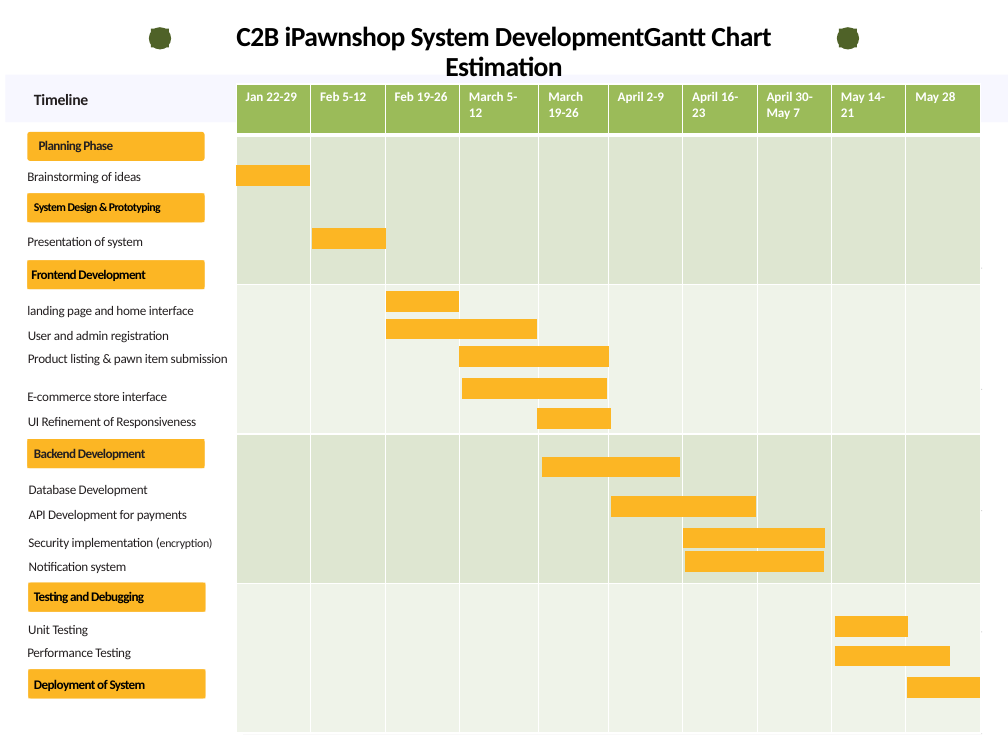
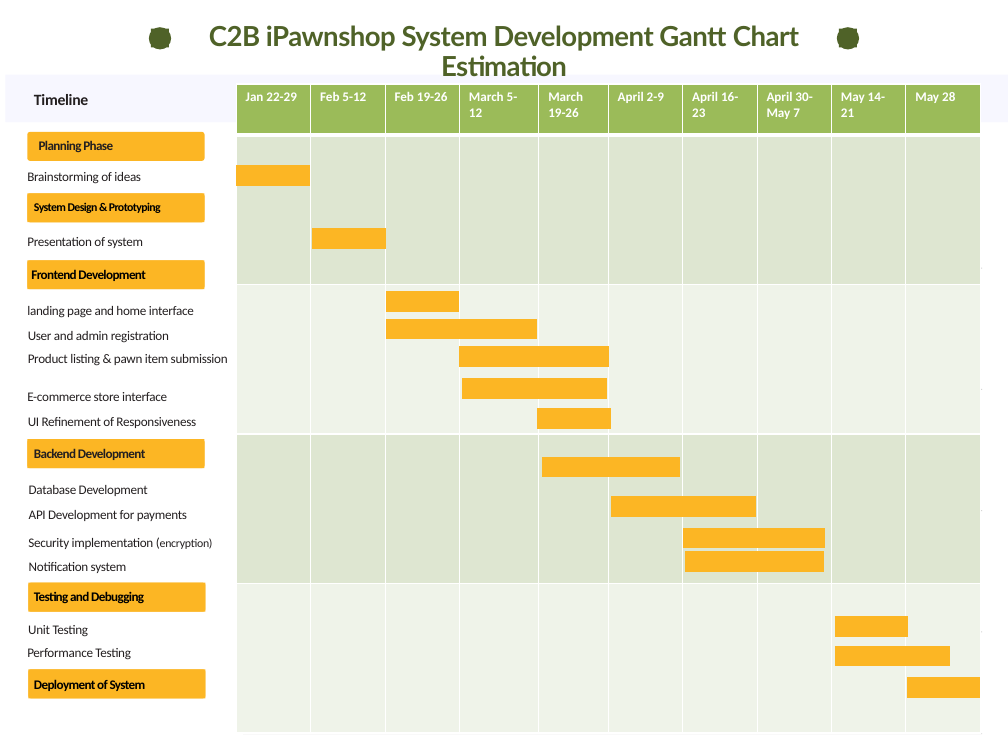
Before and after one commit to cyrelbucad08/2025_BSIT3A_AcerGroup_CyrelBucad, a slide deck: slide 1 of GanttChart_BSIT3A_AcerGroup_BucadCyrel.pptx. Drawn at 1008x756 pixels with LibreOffice and Linux fonts; fonts in the diff are those of the drawing. Boxes give left, top, right and bottom in pixels: in the first picture for what was removed or moved away, otherwise in the second. Text is boxed around its words. In the diff, an @@ line names an element or a change of style, - is before the commit and + after.

```diff
--- a/GanttChart_BSIT3A_AcerGroup_BucadCyrel.pptx
+++ b/GanttChart_BSIT3A_AcerGroup_BucadCyrel.pptx
@@ text at (x1=209, y1=25, x2=799, y2=51): text changed; font Calibri to Lato; text colour #000000 to #4F6228 @@
-C2B iPawnshop System DevelopmentGantt Chart
+C2B iPawnshop System Development Gantt Chart
@@ text at (x1=441, y1=55, x2=567, y2=77): font Calibri to Lato, text colour #000000 to #4F6228 in "Estimation" @@
```
Also in this commit, not shown: 1 other slide changed, 1 slide added.
